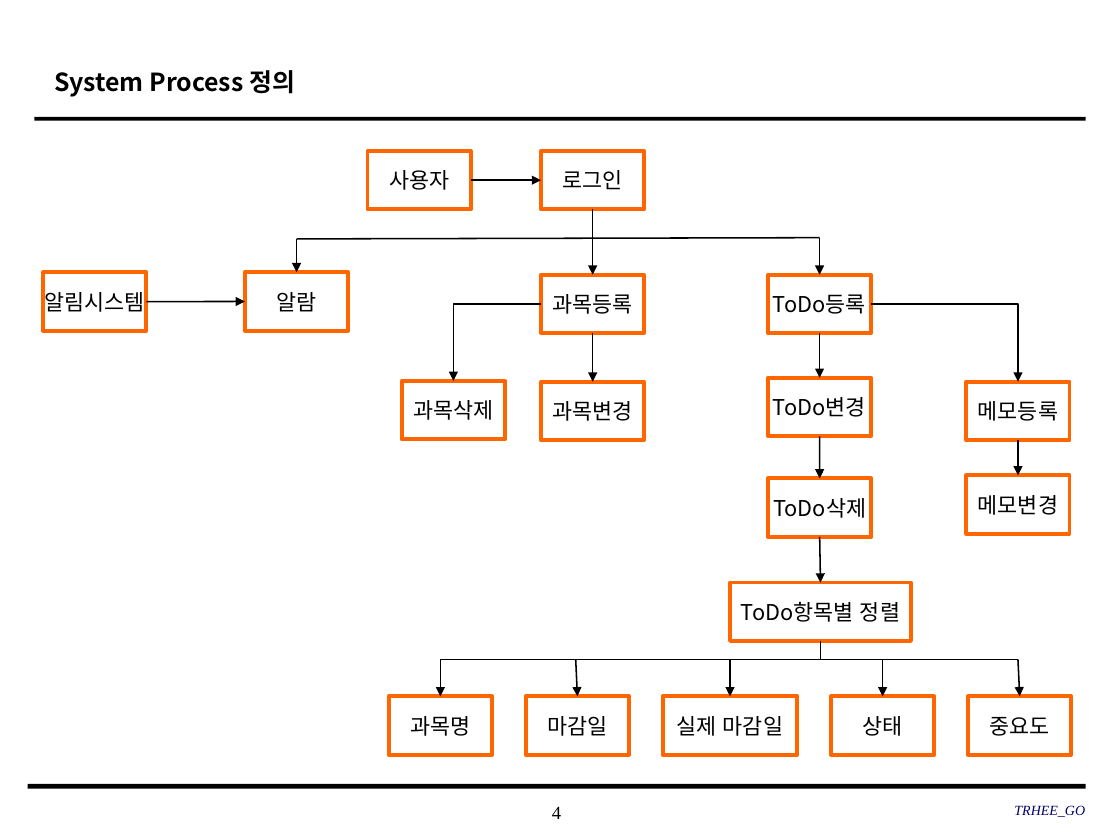
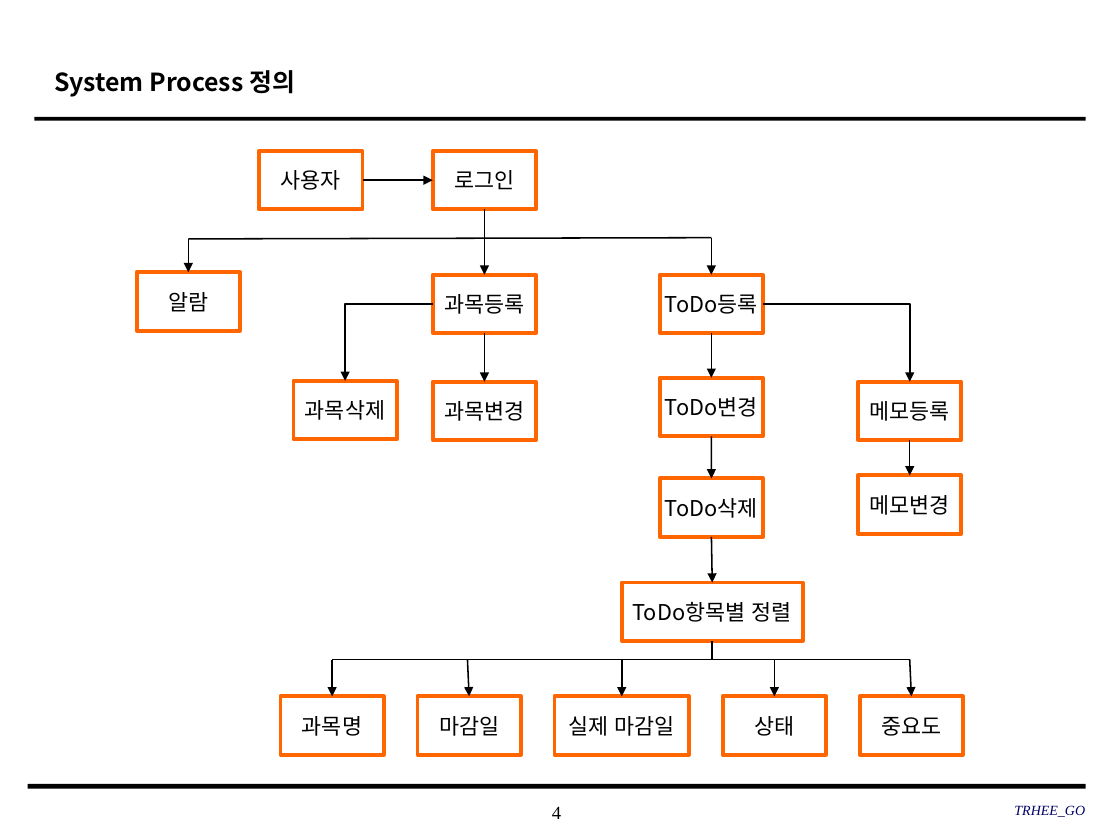
Before and after one commit to SMU-SE-Admin/18-1_3_THREEGO_Doc, a slide deck: slide 4 of 03 설계/UI Design Template_3조_THREEGO.pptx. Drawn at 1120x840 pixels with LibreOffice and Linux fonts; fonts in the diff are those of the drawing; background and template pictures are left out. Boxes give left, top, right and bottom in pixels: in the first picture for what was removed or moved away, otherwise in the second. Text is boxed around its words. In the diff, an @@ line names an element or a change of style, - is before the commit and + after.

Commit message:
#1108 UI 설계서 최종본 업로드
System process 수정 후, 최종본 업로드

```diff
--- a/03 설계/UI Design Template_3조_THREEGO.pptx
+++ b/03 설계/UI Design Template_3조_THREEGO.pptx
@@ 4 arrows, 2 rectangles, 2 lines: place and size @@
-4 arrows, 2 rectangles, 2 lines at <box>367,151,1018,755</box>
+4 arrows, 2 rectangles, 2 lines at <box>260,151,909,755</box>
@@ rectangle removed at <box>44,272,147,330</box> @@
-알림시스템
@@ arrow removed from (147, 301) to (245, 301) @@
@@ 15 rectangles, 10 arrows, 2 lines, 2 elbow arrows: place and size @@
-15 rectangles, 10 arrows, 2 lines, 2 elbow arrows at <box>245,151,1071,755</box>
+15 rectangles, 10 arrows, 2 lines, 2 elbow arrows at <box>137,151,963,755</box>
```
Also in this commit, not shown: 23 other slides changed.
